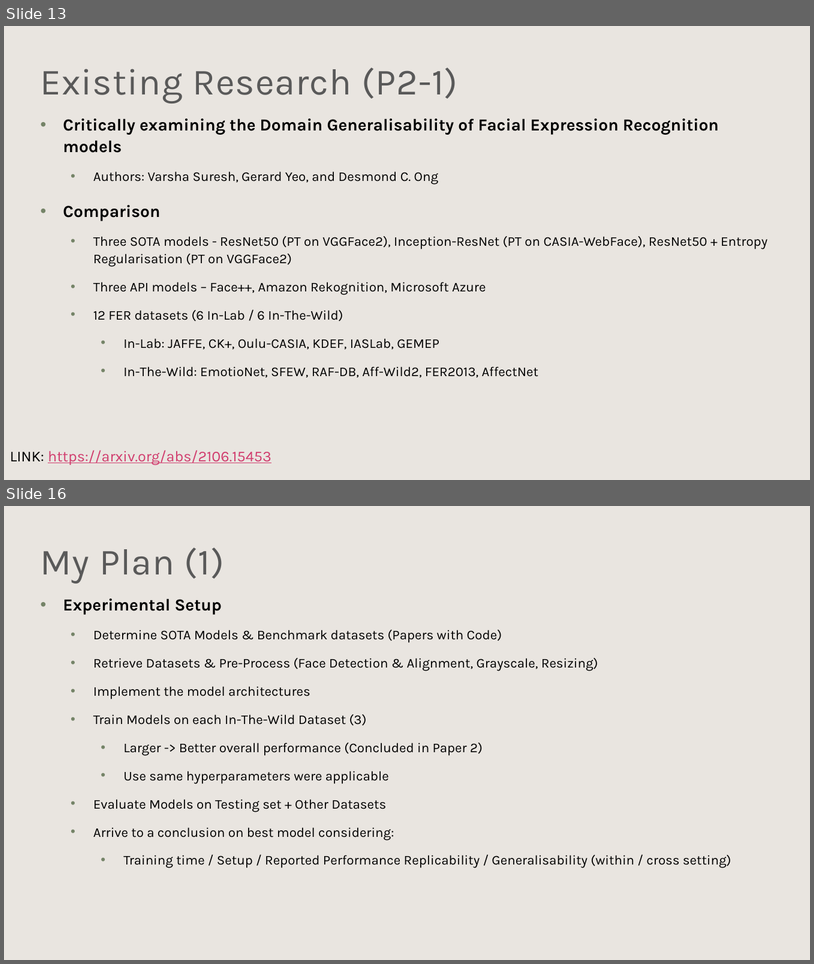
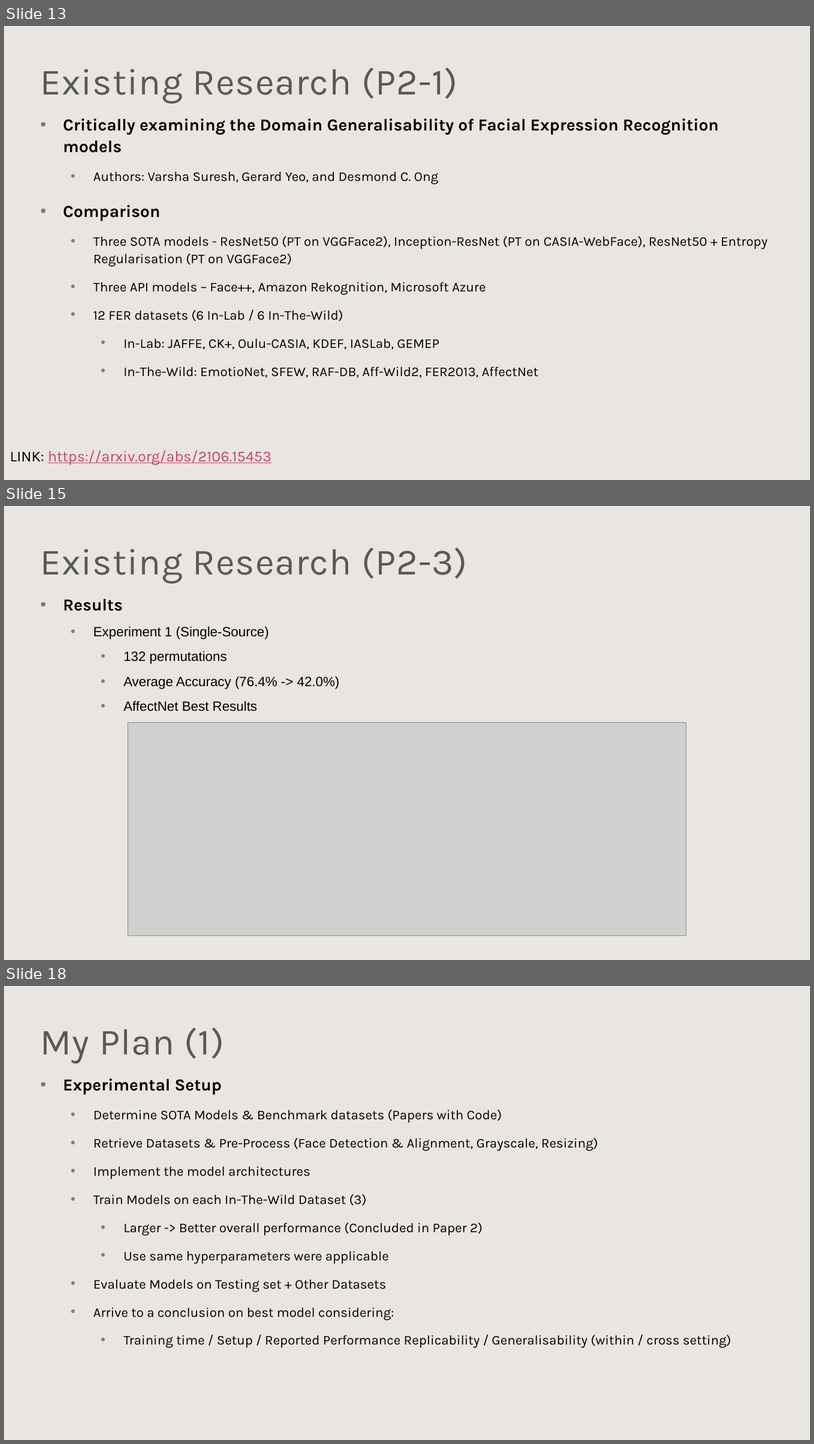
Before and after one commit to Jer0me123/Deep-Learning-For-Computer-Vision, a slide deck: ICS5118 - Facial Emotion Detection.pptx. Shown one above the other, each under a label of ours: slides 13 and 16 before the commit, slides 13, 15 and 18 after it; the slides between them are not shown. The pictures are 814x964 and 814x1444 pixels, drawn with LibreOffice and Linux fonts; fonts in the diff are those of the drawing; grey boxes stand for pictures; background and template pictures are left out. Boxes give left, top, right and bottom in pixels: in the first picture for what was removed or moved away, otherwise in the second. Text is boxed around its words. In the diff, an @@ line names an element or a change of style, - is before the commit and + after.

```diff
--- a/ICS5118 - Facial Emotion Detection.pptx
+++ b/ICS5118 - Facial Emotion Detection.pptx
@@ slide 15 added at [4,506,810,960], background #FFFFFF; not listed: 1 template element that a slide beside it also shows @@
@@ text added at [41,547,467,583], 44 pt, text #595959 @@
+Existing Research (P2-3)
@@ text added at [63,598,340,711], 16 pt, text #000000 @@
+• Results
+  • Experiment 1 (Single-Source)
+    • 132 permutations
+    • Average Accuracy (76.4% -> 42.0%)
+    • AffectNet Best Results
@@ picture added at [128,723,687,936] @@
@@ what was slide 16 is now slide 18 @@
```
Also in this commit, not shown: 5 slides changed, 1 other slide added, 2 other files.
